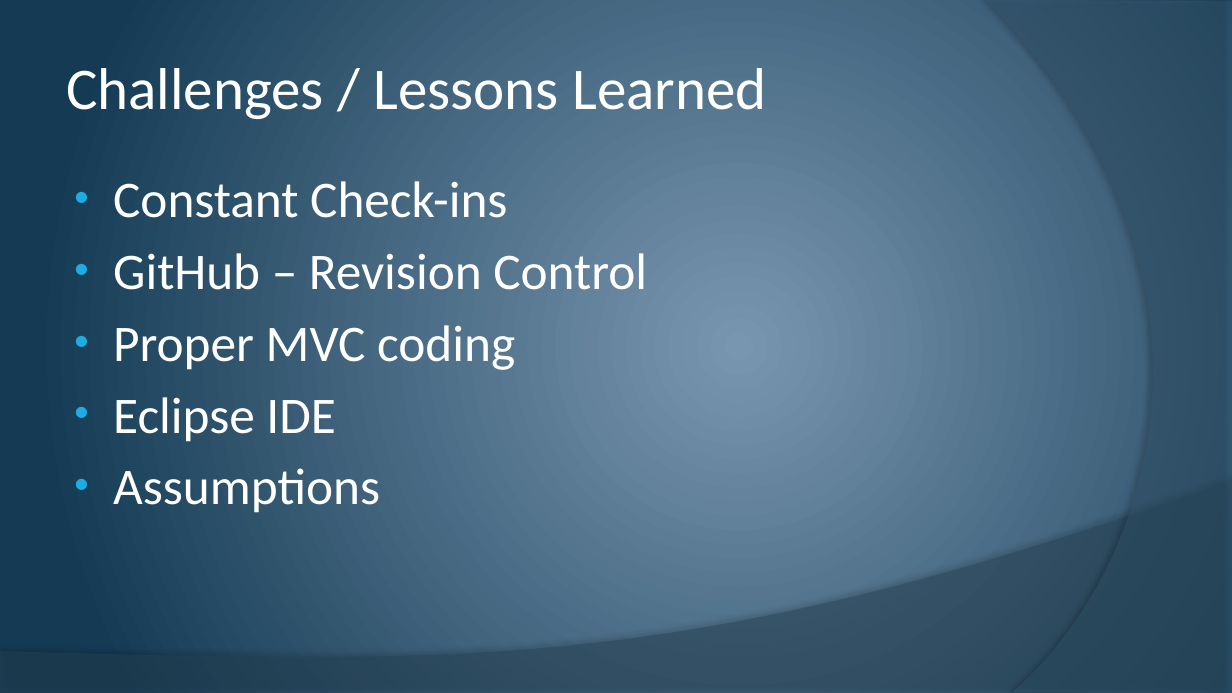
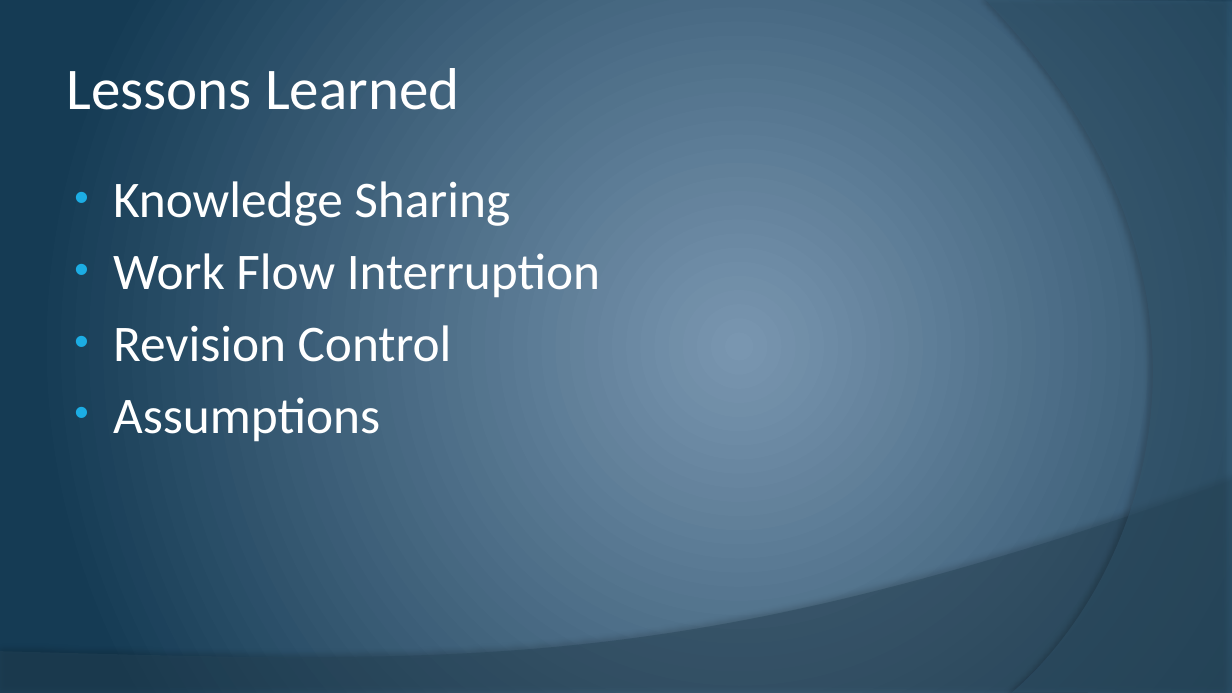
Before and after one commit to cstultz/cis234, a slide deck: slide 16 of assigns/assign10/t1-a10.pptx (slide 13 before the commit). Drawn at 1232x693 pixels with LibreOffice and Linux fonts; fonts in the diff are those of the drawing. Boxes give left, top, right and bottom in pixels: in the first picture for what was removed or moved away, otherwise in the second. Text is boxed around its words. In the diff, an @@ line names an element or a change of style, - is before the commit and + after.

Commit message:
update slide
add final slides

```diff
--- a/assigns/assign10/t1-a10.pptx
+++ b/assigns/assign10/t1-a10.pptx
@@ title at [66,68,459,110]: text changed @@
-Challenges / Lessons Learned
+Lessons Learned
@@ text at [113,181,600,362]: text changed @@
-• Constant Check-ins
-• GitHub – Revision Control
-• Proper MVC coding
-• Eclipse IDE
+• Knowledge Sharing
+• Work Flow Interruption
+• Revision Control
```
Also in this commit, not shown: 3 other slides changed, 3 slides added.
